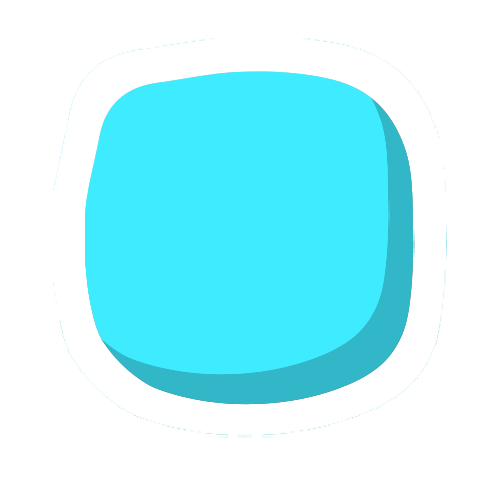
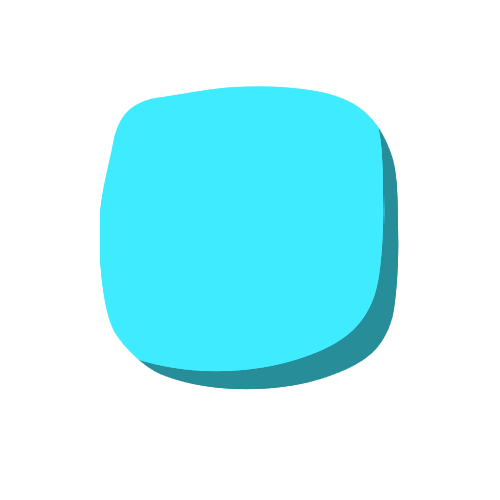
Revision of a layered 500px x 500px image; what changed, layer by layer:
removed layer "Layer 5" over (53, 38, 447, 438)
